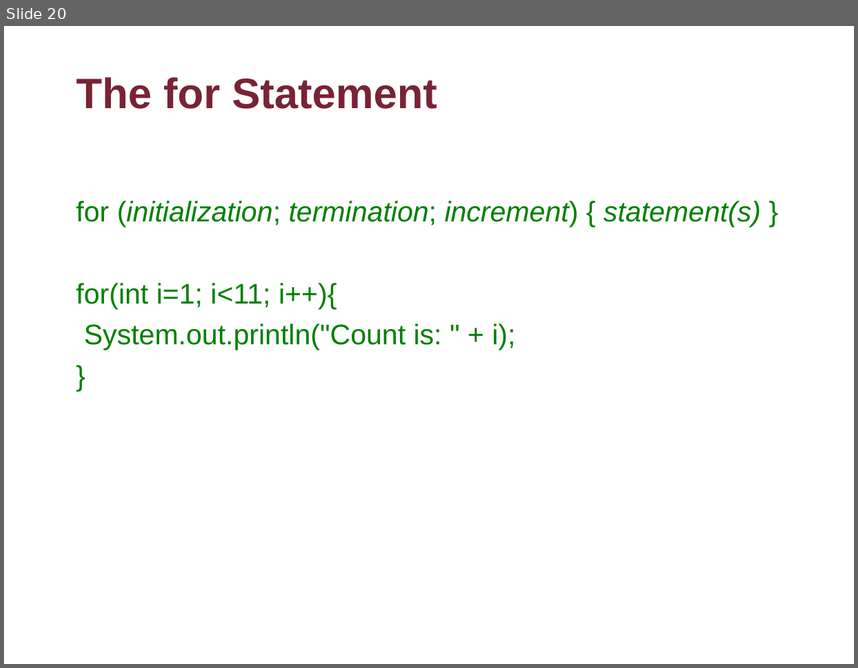
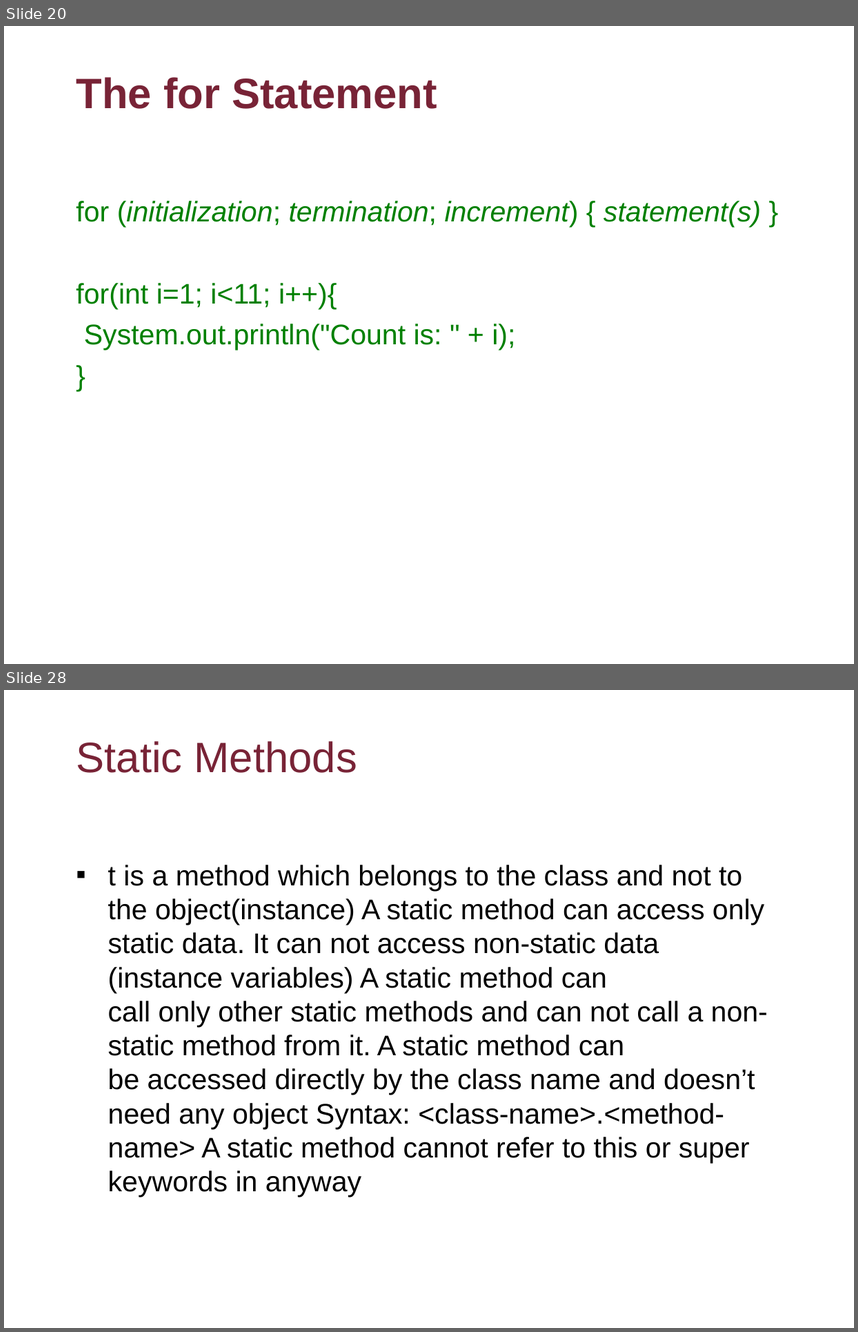
Before and after one commit to flyworker/java-workshop, a slide deck: Advanced Java Workshop-Concordia.ppt. Shown one above the other, each under a label of ours: slide 20 before the commit, slides 20 and 28 after it; the slides between them are not shown. The pictures are 858x668 and 858x1332 pixels, drawn with LibreOffice and Linux fonts; fonts in the diff are those of the drawing; background and template pictures are left out. Boxes give left, top, right and bottom in pixels: in the first picture for what was removed or moved away, otherwise in the second. Text is boxed around its words. In the diff, an @@ line names an element or a change of style, - is before the commit and + after.

```diff
--- a/Advanced Java Workshop-Concordia.ppt
+++ b/Advanced Java Workshop-Concordia.ppt
@@ slide 28 added at [4,690,854,1328], background picture (left out) @@
@@ title added at [76,741,357,773], 36 pt, text #782336 @@
+Static Methods
@@ text added at [108,865,768,1197], 24 pt, text #000000 @@
+▪ t is a method which belongs to the class and not to the object(instance) A static method can access only static data. It can not access non-static data (instance variables) A static method can call only other static methods and can not call a non-static method from it. A static method can be accessed directly by the class name and doesn’t need any object Syntax: <class-name>.<method-name> A static method cannot refer to this or super keywords in anyway
```
Also in this commit, not shown: 26 other slides added, 8 other files.
